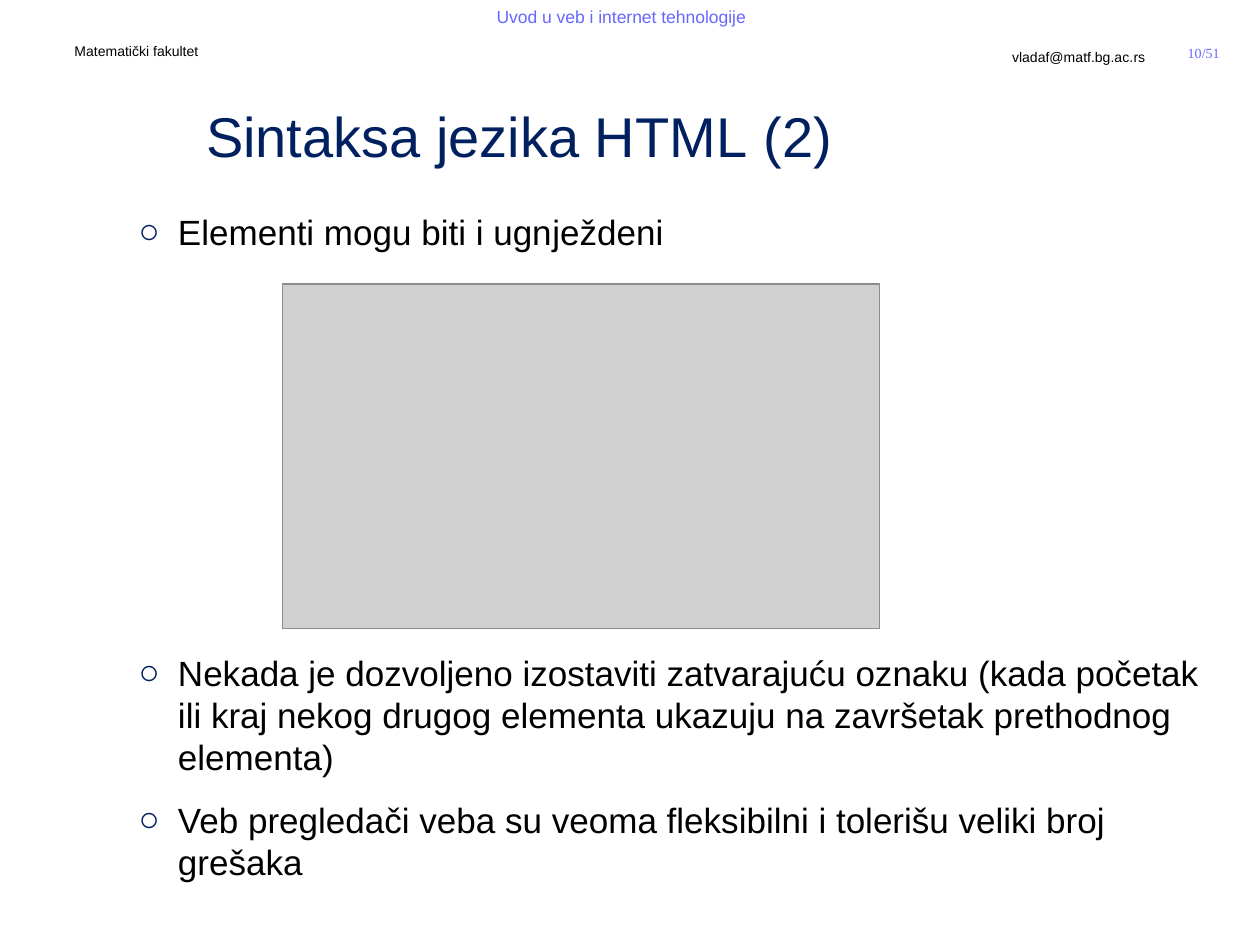
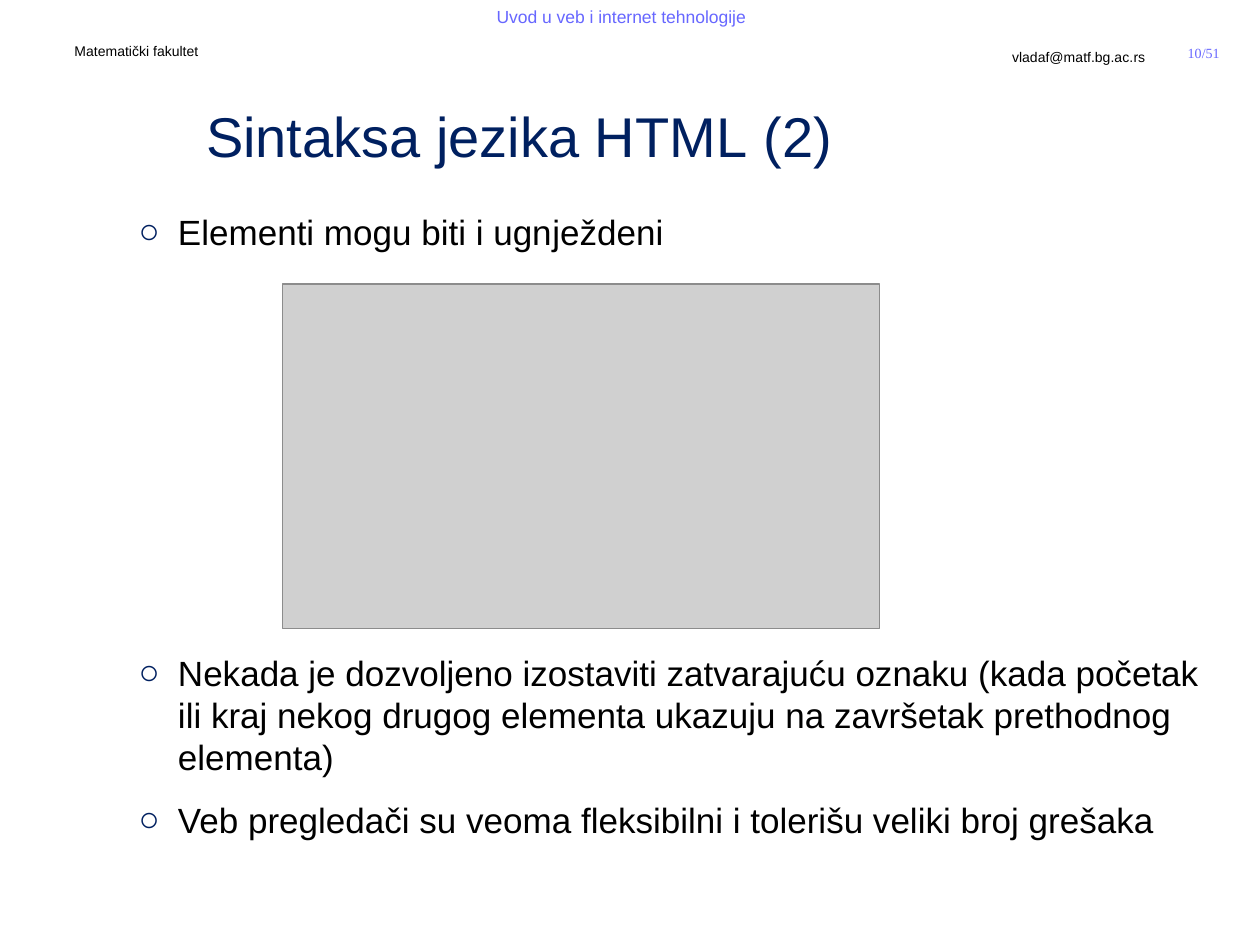
Before and after one commit to MatfUVIT/info, a slide deck: slide 10 of predavanja/prezentacije/UVIT03-01-HTML 5.pptx. Drawn at 1260x945 pixels with LibreOffice and Linux fonts; fonts in the diff are those of the drawing; grey boxes stand for pictures; background and template pictures are left out. Boxes give left, top, right and bottom in pixels: in the first picture for what was removed or moved away, otherwise in the second. Text is boxed around its words. In the diff, an @@ line names an element or a change of style, - is before the commit and + after.

```diff
--- a/predavanja/prezentacije/UVIT03-01-HTML 5.pptx
+++ b/predavanja/prezentacije/UVIT03-01-HTML 5.pptx
@@ text at <box>178,807,1154,840</box>: text changed @@
-  ○ Veb pregledači veba su veoma fleksibilni i tolerišu veliki broj grešaka
+  ○ Veb pregledači su veoma fleksibilni i tolerišu veliki broj grešaka
```
Also in this commit, not shown: 2 other slides changed, 11 other files.
